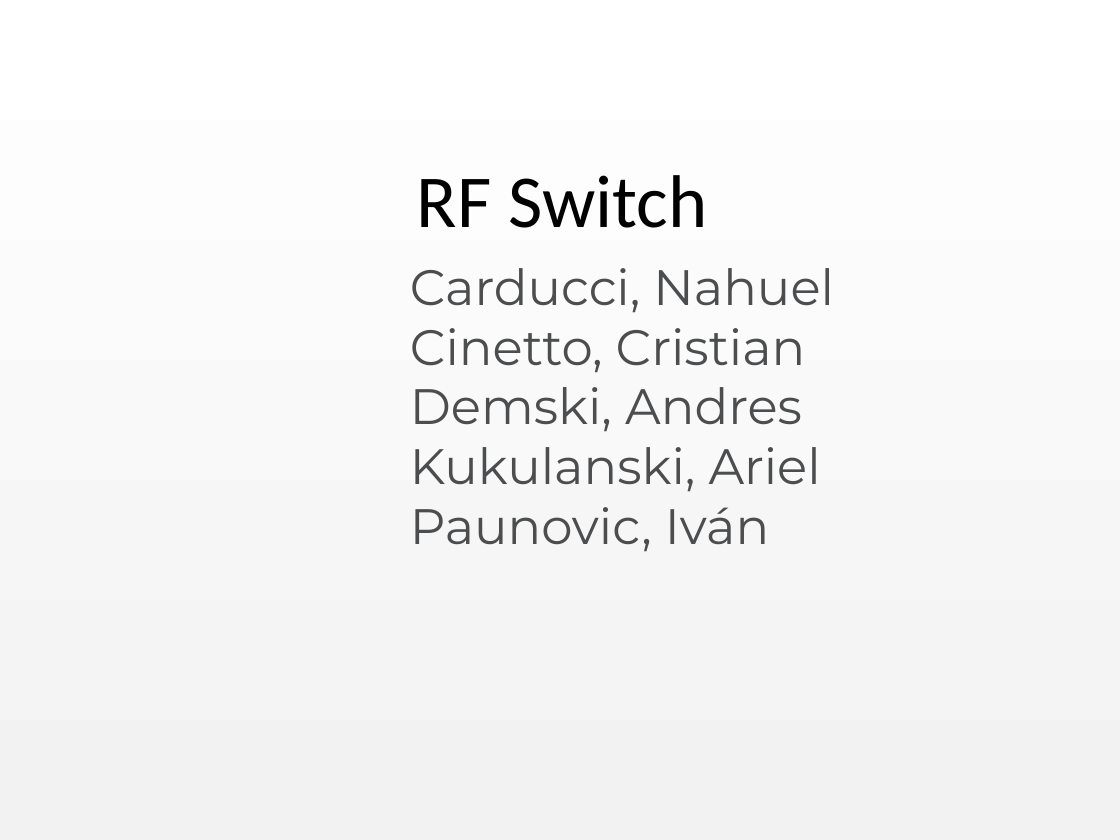
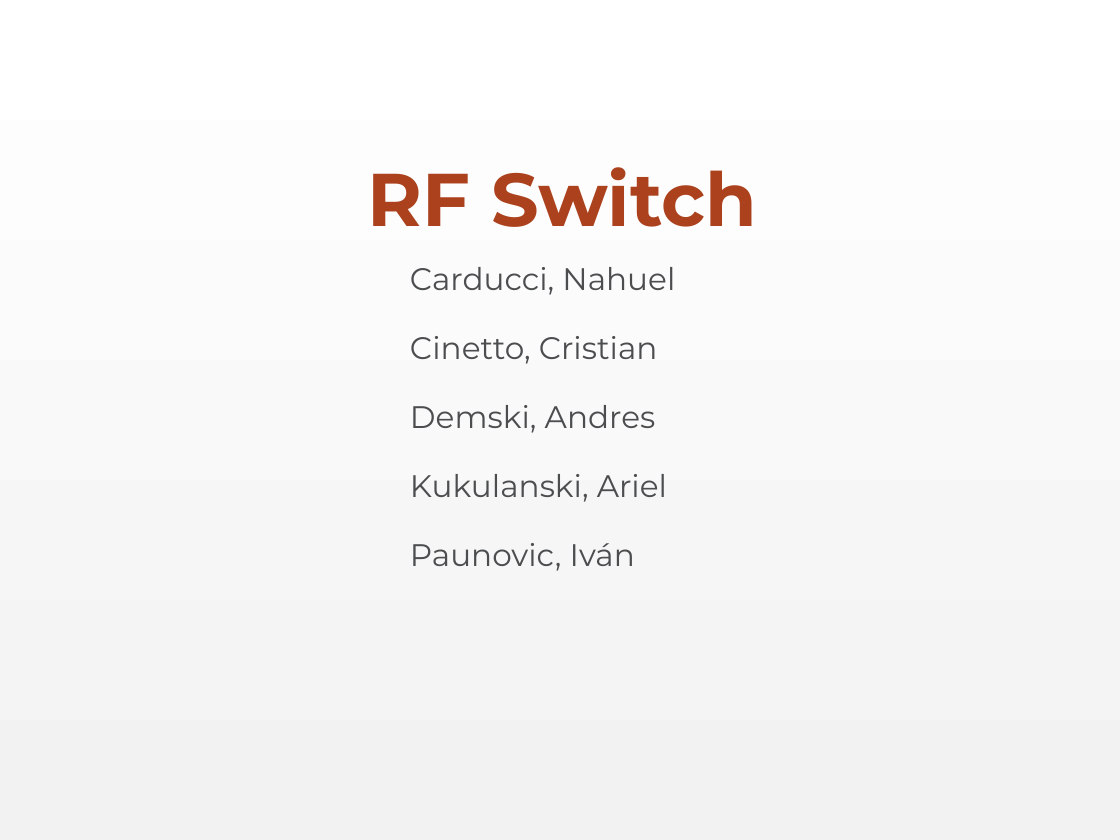
Before and after one commit to akukulanski/RF_Switch_3GHz, a slide deck: slide 1 of Presentación/RF Switch.pptx. Drawn at 1120x840 pixels with LibreOffice and Linux fonts; fonts in the diff are those of the drawing; background and template pictures are left out. Boxes give left, top, right and bottom in pixels: in the first picture for what was removed or moved away, otherwise in the second. Text is boxed around its words. In the diff, an @@ line names an element or a change of style, - is before the commit and + after.

```diff
--- a/Presentación/RF Switch.pptx
+++ b/Presentación/RF Switch.pptx
@@ rectangle removed at [0, 0, 1120, 840] @@
@@ title "RF Switch" at [367, 167, 757, 227]: font Calibri to Montserrat, text colour #000000 to #AC411D, bold on; line spacing 1 to 0.9 @@
@@ subtitle "Carducci, Nahuel" at [410, 267, 675, 571]: size 32 to 20 pt; line spacing 1 to 1.1; more space between paragraphs; vertical alignment bottom to top @@
```
Also in this commit, not shown: 14 other slides changed.
